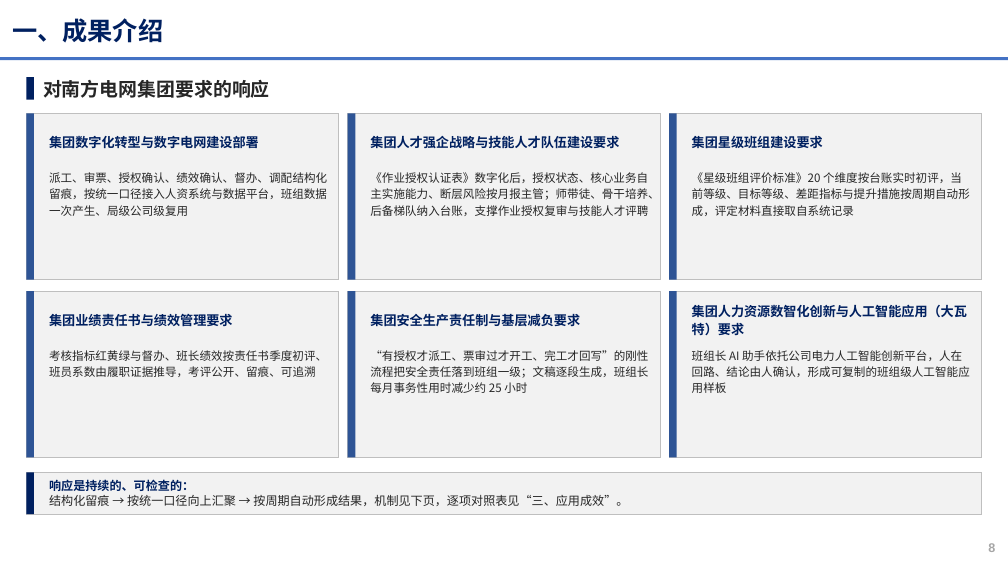
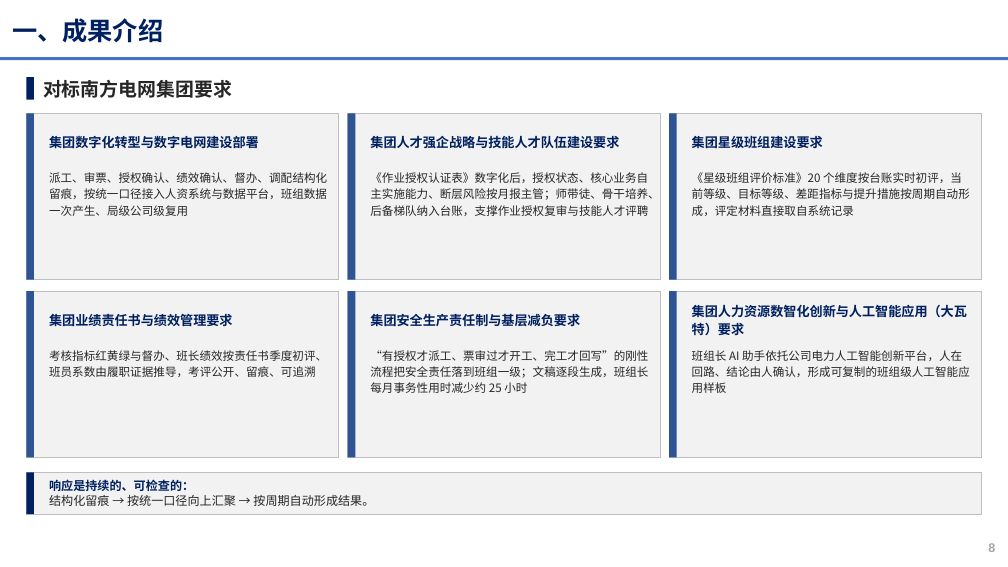
Before and after one commit to michael4949/-, a slide deck: slide 8 of xiaowatt/docs/正式交付物/申报PPT_高效班组管理助手_班组数字画像与班组长AI助手_V3.0.pptx. Drawn at 1008x567 pixels with LibreOffice and Linux fonts; fonts in the diff are those of the drawing; background and template pictures are left out. Boxes give left, top, right and bottom in pixels: in the first picture for what was removed or moved away, otherwise in the second. Text is boxed around its words. In the diff, an @@ line names an element or a change of style, - is before the commit and + after.

```diff
--- a/xiaowatt/docs/正式交付物/申报PPT_高效班组管理助手_班组数字画像与班组长AI助手_V3.0.pptx
+++ b/xiaowatt/docs/正式交付物/申报PPT_高效班组管理助手_班组数字画像与班组长AI助手_V3.0.pptx
@@ text at <box>43,80,232,98</box>: text changed @@
-对南方电网集团要求的响应
+对标南方电网集团要求
@@ text at <box>49,495,374,506</box>: text changed @@
-结构化留痕 → 按统一口径向上汇聚 → 按周期自动形成结果，机制见下页，逐项对照表见“三、应用成效”。
+结构化留痕 → 按统一口径向上汇聚 → 按周期自动形成结果。
```
Also in this commit, not shown: 9 other slides changed, 11 other files.
